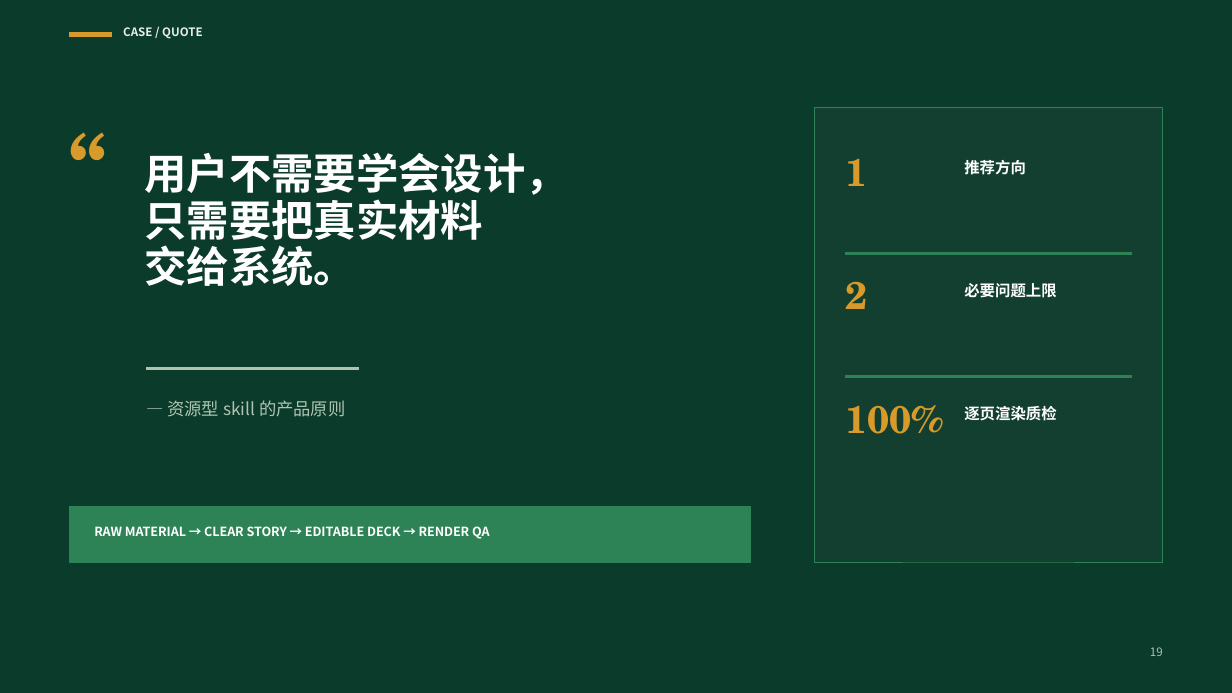
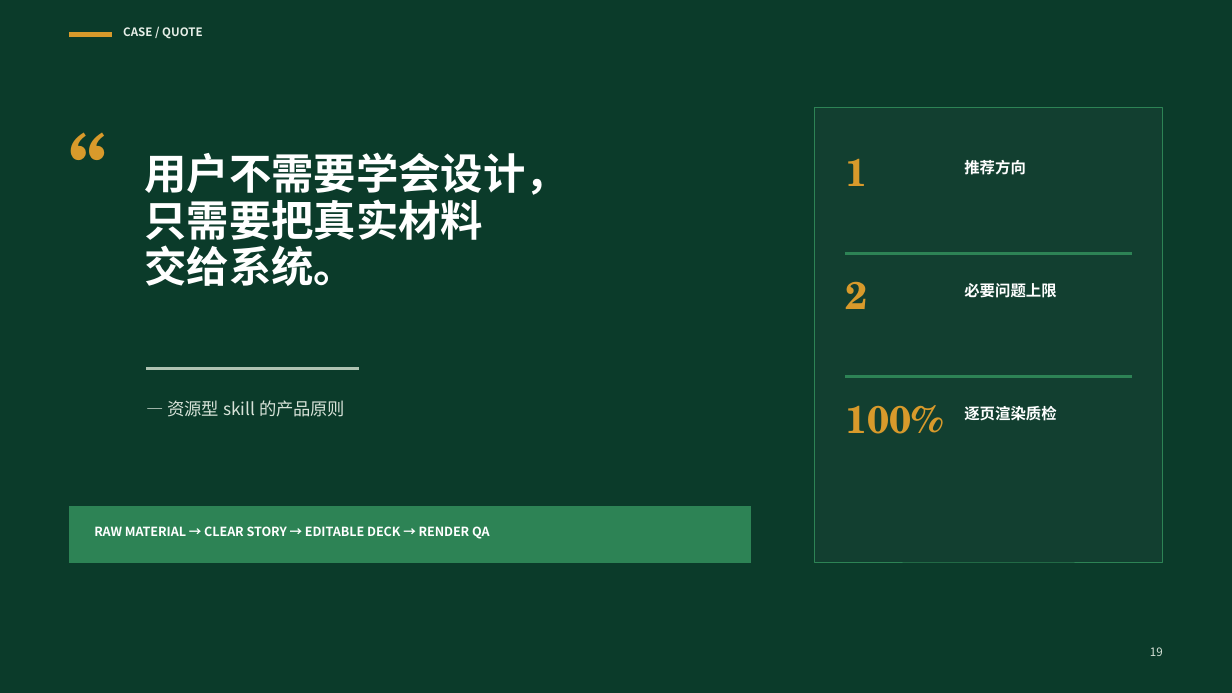
Before and after one commit to zhoy0409-debug/build-premium-pptx, a slide deck: slide 19 of assets/premium-green-layout-kit.pptx. Drawn at 1232x693 pixels with LibreOffice and Linux fonts; fonts in the diff are those of the drawing. Boxes give left, top, right and bottom in pixels: in the first picture for what was removed or moved away, otherwise in the second. Text is boxed around its words. In the diff, an @@ line names an element or a change of style, - is before the commit and + after.

```diff
--- a/assets/premium-green-layout-kit.pptx
+++ b/assets/premium-green-layout-kit.pptx
@@ text "— 资源型 skill 的产品原则" at (167,400,345,417): text colour #AFC3B2 to #D7E2D8 @@
@@ text "19" at (1150,647,1163,656): text colour #AFC3B2 to #D7E2D8 @@
```
Also in this commit, not shown: 9 other slides changed, 15 other files.
